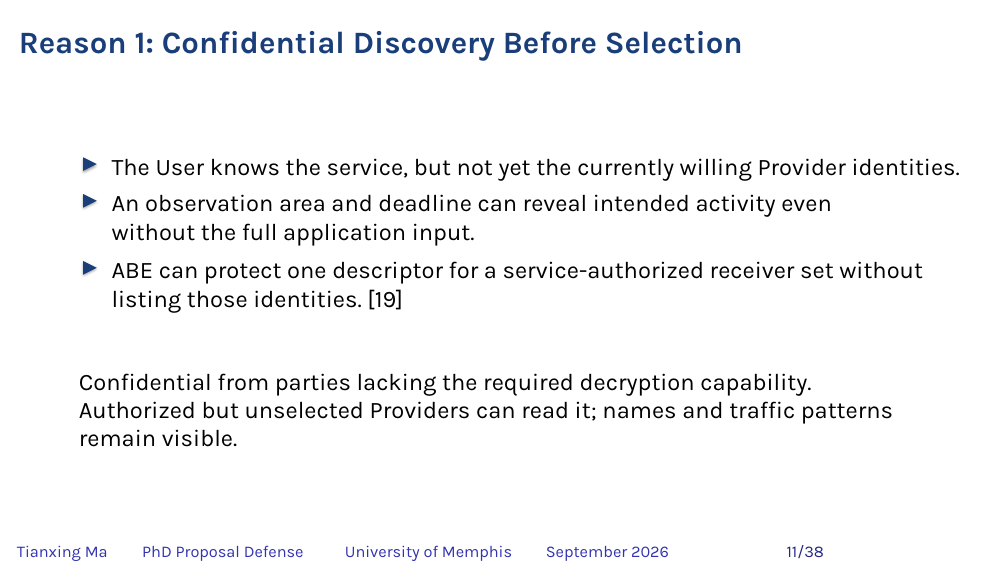
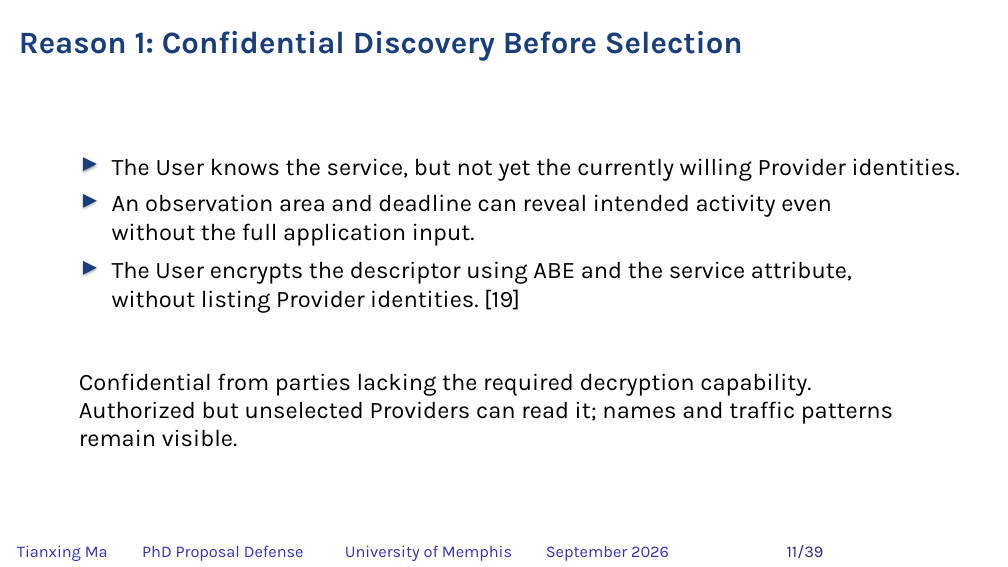
Before and after one commit to matianxing1992/NDN_Service_Framework, a slide deck: slide 11 of docs/PAPER/proposal-defense/slides/NDNSF_proposal_hybrid_editable.pptx. Drawn at 1008x567 pixels with LibreOffice and Linux fonts; fonts in the diff are those of the drawing; background and template pictures are left out. Boxes give left, top, right and bottom in pixels: in the first picture for what was removed or moved away, otherwise in the second. Text is boxed around its words. In the diff, an @@ line names an element or a change of style, - is before the commit and + after.

```diff
--- a/docs/PAPER/proposal-defense/slides/NDNSF_proposal_hybrid_editable.pptx
+++ b/docs/PAPER/proposal-defense/slides/NDNSF_proposal_hybrid_editable.pptx
@@ text at [112, 261, 852, 313]: text changed @@
-ABE can protect one descriptor for a service-authorized receiver set without listing those identities. [19]
+The User encrypts the descriptor using ABE and the service attribute, without listing Provider identities. [19]
```
Also in this commit, not shown: 36 other slides changed, 1 slide added, 25 other files.
